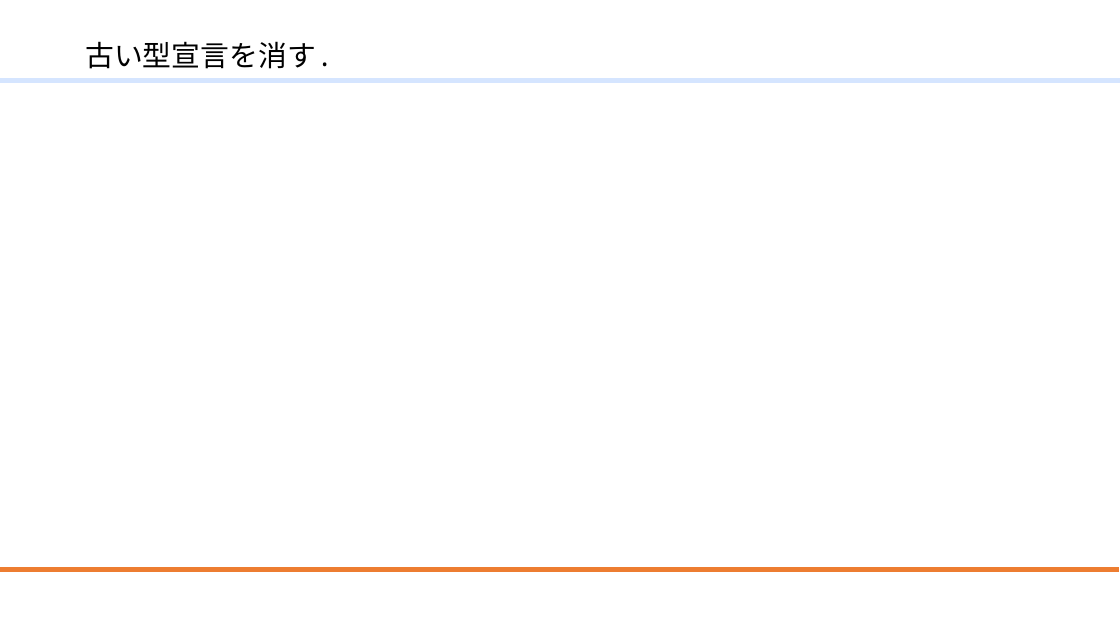
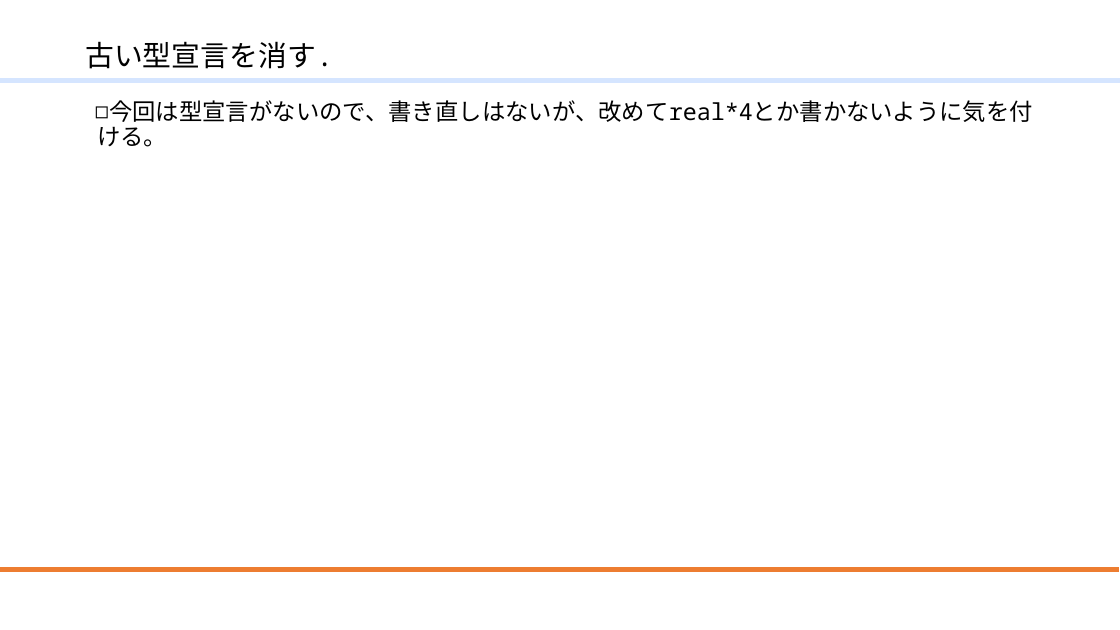
Before and after one commit to mmer547/ModernFortranLocalUserGroup, a slide deck: slide 39 of ModernFortran.f10/20210724_リファクタリング.pptx. Drawn at 1120x630 pixels with LibreOffice and Linux fonts; fonts in the diff are those of the drawing; background and template pictures are left out. Boxes give left, top, right and bottom in pixels: in the first picture for what was removed or moved away, otherwise in the second. Text is boxed around its words. In the diff, an @@ line names an element or a change of style, - is before the commit and + after.

```diff
--- a/ModernFortran.f10/20210724_リファクタリング.pptx
+++ b/ModernFortran.f10/20210724_リファクタリング.pptx
@@ text added at (97, 100, 1033, 147), 20 pt, text #000000 @@
+◻ 今回は型宣言がないので、書き直しはないが、改めてreal*4とか書かないように気を付ける。
```
Also in this commit, not shown: 5 other slides changed, 4 slides added, 1 slide removed, 1 other file.
